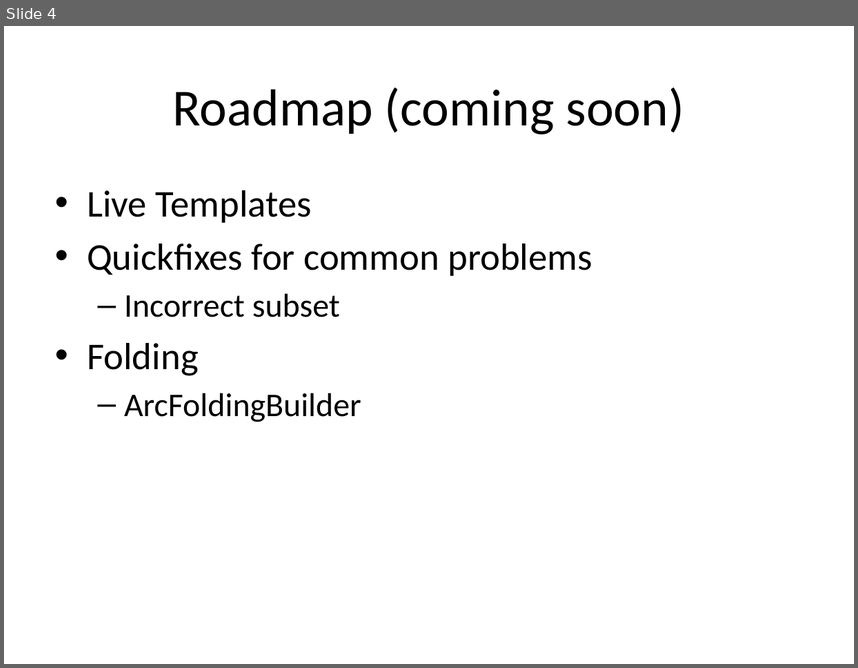
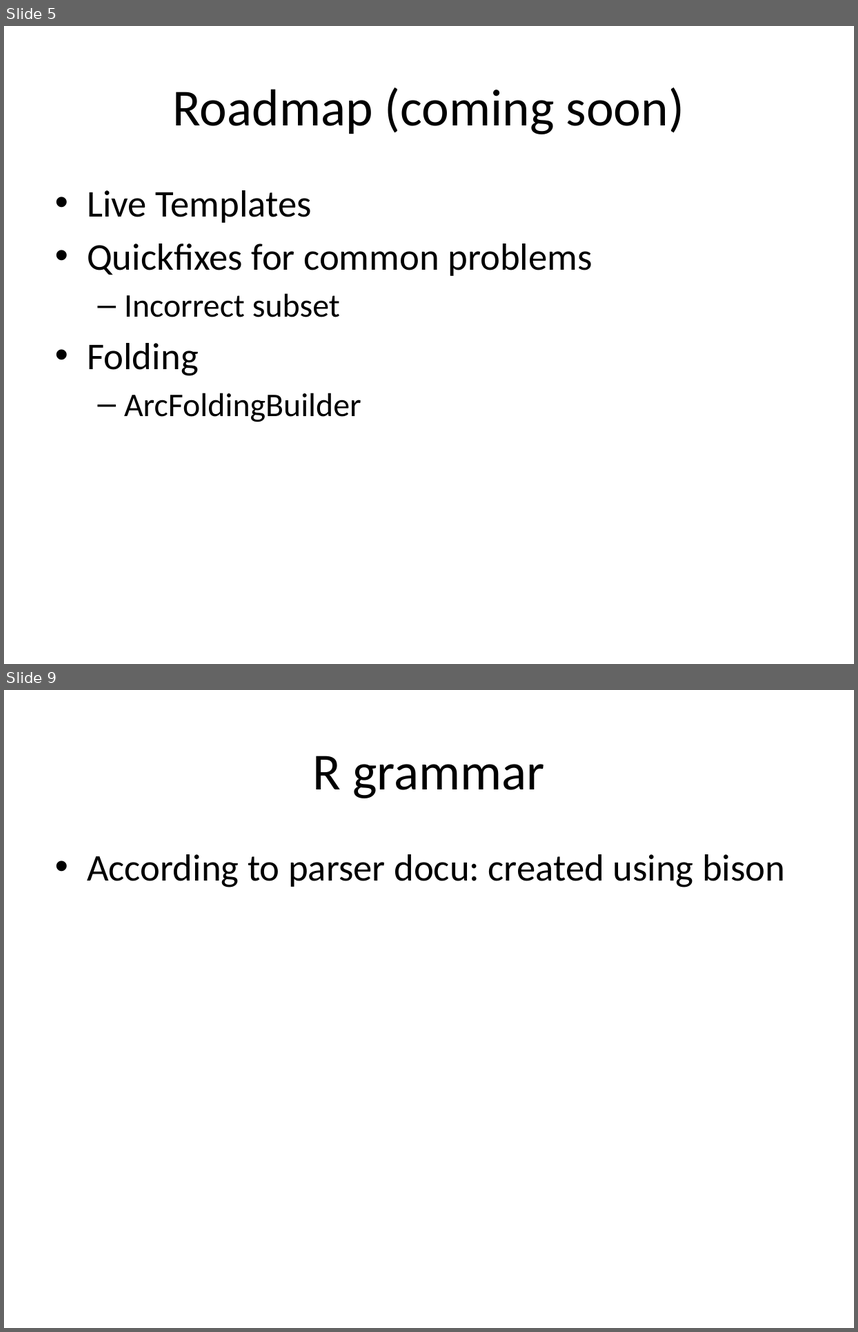
Before and after one commit to holgerbrandl/r4intellij, a slide deck: R4Intellij.pptx. Shown one above the other, each under a label of ours: slide 4 before the commit, slides 5 and 9 after it; the slides between them are not shown. The pictures are 858x668 and 858x1332 pixels, drawn with LibreOffice and Linux fonts; fonts in the diff are those of the drawing. Boxes give left, top, right and bottom in pixels: in the first picture for what was removed or moved away, otherwise in the second. Text is boxed around its words. In the diff, an @@ line names an element or a change of style, - is before the commit and + after.

Commit message:
started antlr-based grammar implementation

```diff
--- a/R4Intellij.pptx
+++ b/R4Intellij.pptx
@@ slide 9 added at [4, 690, 854, 1328], background #FFFFFF @@
@@ title added at [312, 756, 545, 798], 44 pt, text #000000 @@
+R grammar
@@ text added at [87, 854, 785, 887], 32 pt, text #000000 @@
+• According to parser docu: created using bison
@@ what was slide 4 is now slide 5 @@
```
Also in this commit, not shown: 2 slides changed, 12 other slides added, 4 other files.
